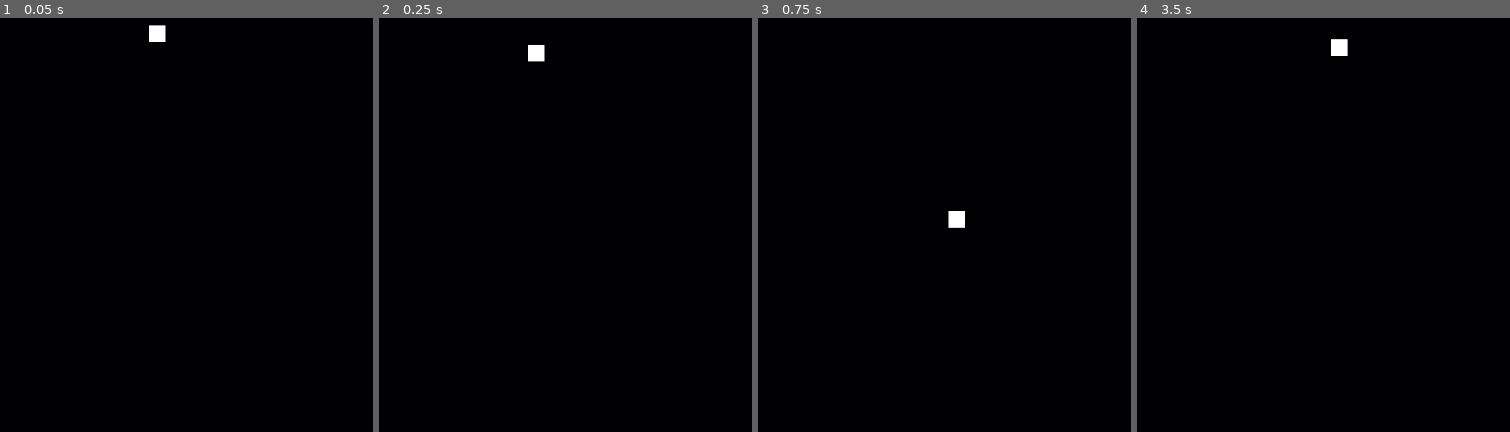
Above: before the commit, frames 1-4 (left to right).
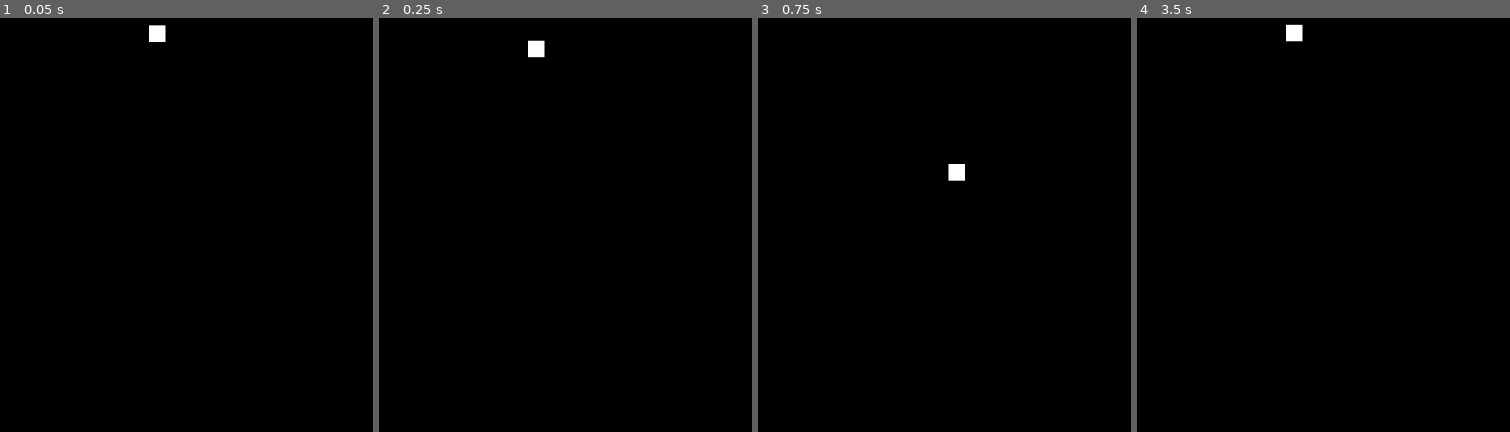
Above: after the commit, the same moments.

Repository: NathouneOne/2d-platformer-proto-01
Game: Godot game, scene res://Assets/Scenes/Levels/level_1.tscn
Same seed, same stepped clock (60 frames per second), same inputs: the game is played once before the commit and once after it.
Inputs (mouse positions are in pixels of both pictures, inside the frame that each line leads up to):
- Up to frame 1 (0.05 s): no input
- Up to frame 2 (0.25 s): no input
- Up to frame 3 (0.75 s): move the mouse to (1097, 200) at 0.52 s; hold D (right) from 0.53 s (still down); click (1097, 200) at 0.6 s
- Up to frame 4 (3.5 s): tap Space (jump) at 0.77, 1.52, 2.75, 3.02 s; move the mouse to (1144, 245) at 1.27 s; click (1144, 245) at 1.35 s; tap Enter at 2 s; move the mouse to (1383, 121) at 2.02 s; release D (right) at 2.03 s; hold A (left) 2.03-2.78 s; click (1383, 121) at 2.1 s; move the mouse to (1263, 311) at 2.77 s; hold D (right) from 2.78 s (still down); click (1263, 311) at 2.85 s

Frame 1 is identical in both runs. In frame 2, 0.1% of the frame differs, in the area x 39-45%, y 5-11%; in frame 3, 0.4%; in frame 4, 0.4%, in the area x 39-57%, y 1-10%.

Commit message:
je sais plus c'était quoi le dernier commit, mais surement des fixs de trucs genre indépendance de la rectangle shape

Diff:
--- a/Assets/Scenes/clic_box.tscn
+++ b/Assets/Scenes/clic_box.tscn
@@ -5,9 +5,11 @@
 [sub_resource type="CanvasItemMaterial" id="CanvasItemMaterial_pv60e"]
 
 [sub_resource type="RectangleShape2D" id="RectangleShape2D_3v7e2"]
+resource_local_to_scene = true
 
 [node name="clic_box" type="Area2D"]
 material = SubResource("CanvasItemMaterial_pv60e")
+collision_layer = 0
 script = ExtResource("1_pv60e")
 
 [node name="CollisionShape2D" type="CollisionShape2D" parent="."]
--- a/Assets/Scripts/level_1.gd
+++ b/Assets/Scripts/level_1.gd
@@ -40,11 +40,12 @@
 
 	clic_box.get_child(1).position = Vector2(0,0)
 	clic_box.get_child(0).shape.size = box_size
-	clic_box.get_child(0).position=Vector2(box_size.x/2, -box_size.y)
+	clic_box.get_child(0).position.x=box_size.x/2
 	clic_box.get_child(1).size = box_size
+	print("\n\nposition clic 1 : ", box_coordinate_1,"\nposition parent : ", clic_box.global_position, "\nposition collisionShape : ", clic_box.get_child(0).global_position, "\nposition rectangle affiché : ", clic_box.get_child(1).global_position)
 	clic_box.global_rotation = box_angle
 
-	print("\n\nposition clic 1 : ", box_coordinate_1,"\nposition parent : ", clic_box.global_position, "\nposition collisionShape : ", clic_box.get_child(0).global_position, "\nposition rectangle affiché : ", clic_box.get_child(1).global_position)
+
 
 	add_child(clic_box)
 
--- a/Assets/Scripts/player.gd
+++ b/Assets/Scripts/player.gd
@@ -2,14 +2,16 @@
 
 
 const SPEED = 300.0
-const JUMP_VELOCITY = -600.0
+const JUMP_VELOCITY = -500.0
+
+const GRAVITY = 700.0
 
 
 func _physics_process(delta: float) -> void:
 	## Add the gravity.
 	#if not is_on_floor():
 	#	velocity += get_gravity() * delta
-	velocity += get_gravity() * delta
+	velocity.y += GRAVITY * delta
 	## Handle jump.
 	#if Input.is_action_just_pressed("jump") and is_on_floor():
 	#	velocity.y = JUMP_VELOCITY
--- a/Assets/clic_box.gd
+++ b/Assets/clic_box.gd
@@ -2,6 +2,5 @@
 
 
 func _on_body_entered(body: Node2D) -> void:
-
 	if body.has_method("box_jump") :
 		body.box_jump()
